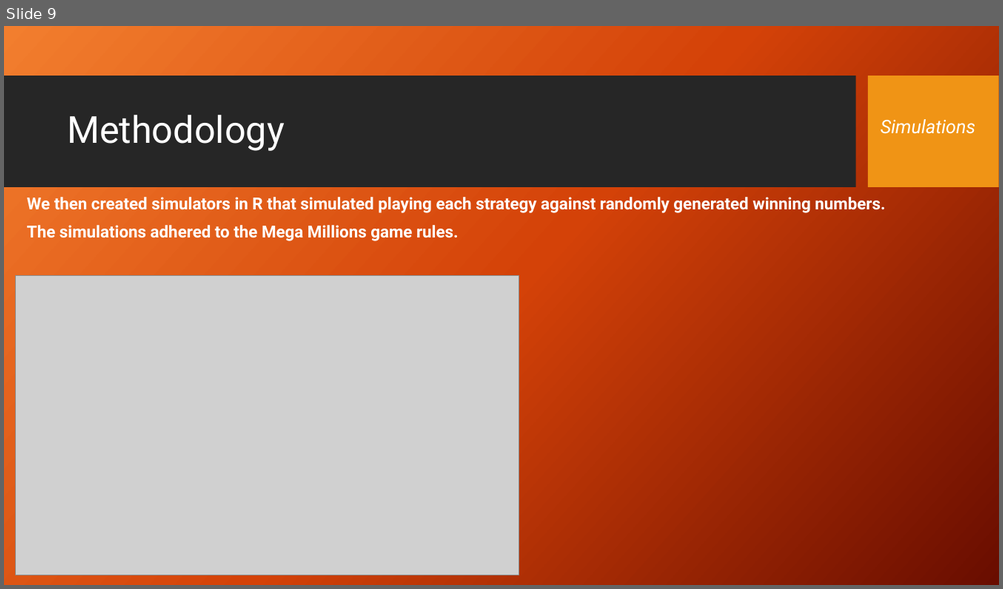
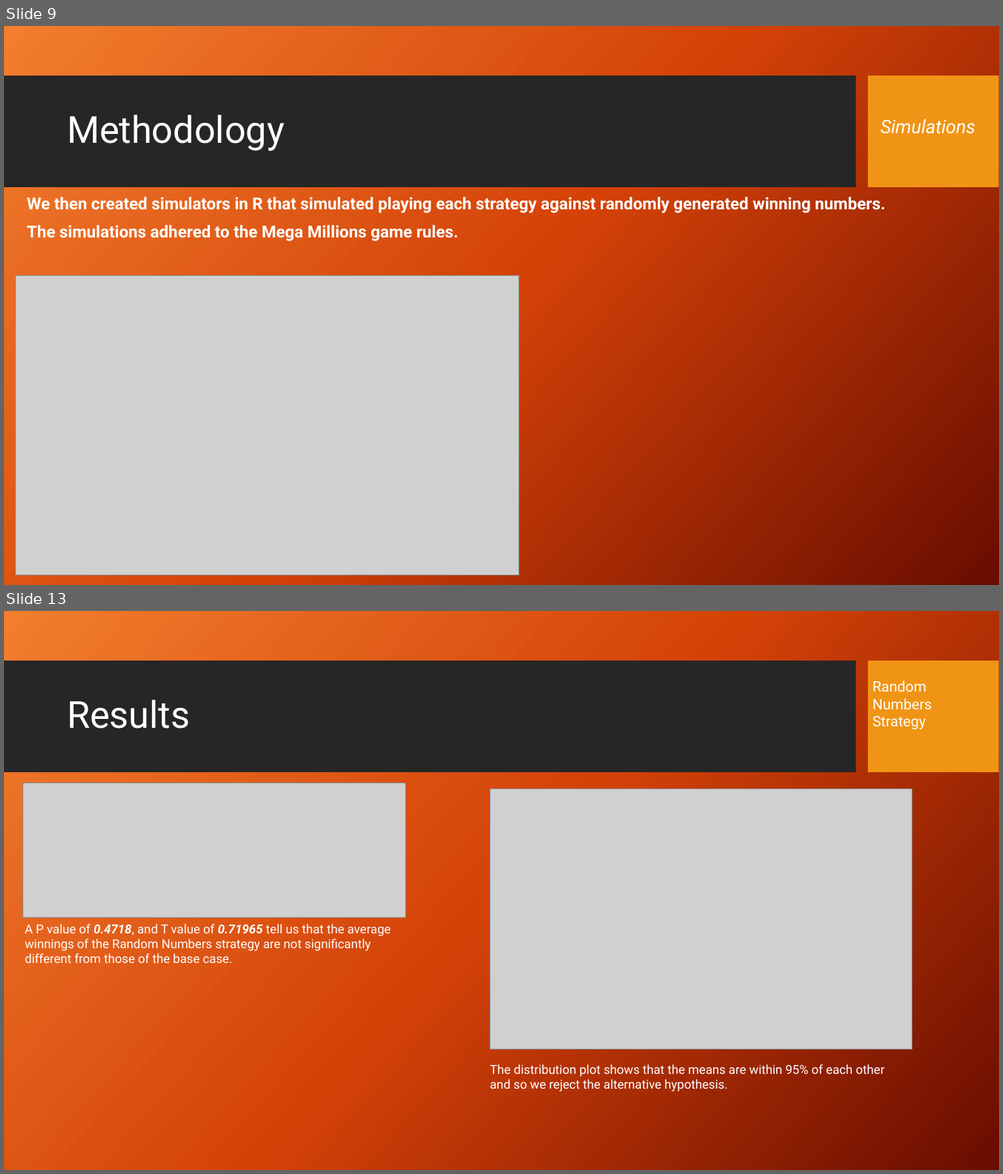
Before and after one commit to stephen-haslett/Data698ResearchProject, a slide deck: Presentation/StephenHaslett-Data698CapstoneProjectPresentation.pptx. Shown one above the other, each under a label of ours: slide 9 before the commit, slides 9 and 13 after it; the slides between them are not shown. The pictures are 1003x589 and 1003x1174 pixels, drawn with LibreOffice and Linux fonts; fonts in the diff are those of the drawing; grey boxes stand for pictures; background and template pictures are left out. Boxes give left, top, right and bottom in pixels: in the first picture for what was removed or moved away, otherwise in the second. Text is boxed around its words. In the diff, an @@ line names an element or a change of style, - is before the commit and + after.

```diff
--- a/Presentation/StephenHaslett-Data698CapstoneProjectPresentation.pptx
+++ b/Presentation/StephenHaslett-Data698CapstoneProjectPresentation.pptx
@@ slide 13 added at [4,611,999,1170], background picture (left out); not listed: 2 template elements that a slide beside it also shows @@
@@ text added at [872,681,931,729], 14 pt, text #FFFFFF @@
+Random
+Numbers Strategy
@@ title added at [67,700,190,729], 36 pt, text #FFFFFF @@
+Results
@@ picture added at [23,783,406,917] @@
@@ picture added at [489,789,912,1050] @@
@@ text added at [25,924,391,963], 12 pt, text #FFFFFF @@
+A P value of 0.4718, and T value of 0.71965 tell us that the average
+winnings of the Random Numbers strategy are not significantly
+different from those of the base case.
@@ text added at [489,1065,885,1092], 12 pt, text #FFFFFF @@
+The distribution plot shows that the means are within 95% of each other and so we reject the alternative hypothesis.
```
Also in this commit, not shown: 7 slides changed, 4 other slides added, 1 slide removed.
